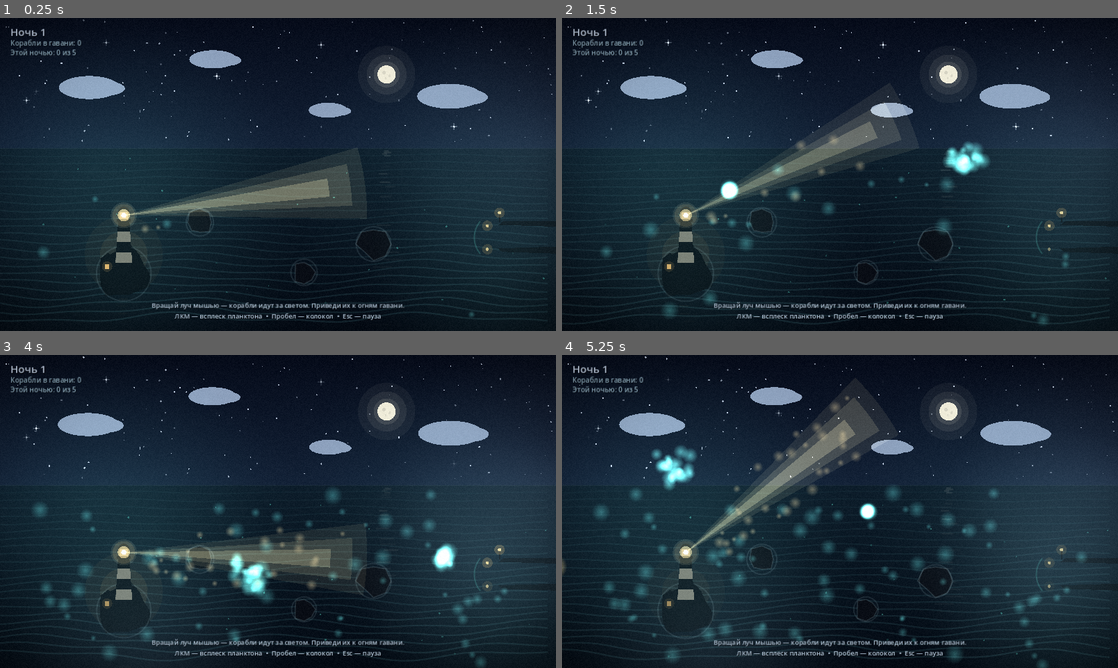
Above: before the commit, frames 1-4 (two rows, left to right).
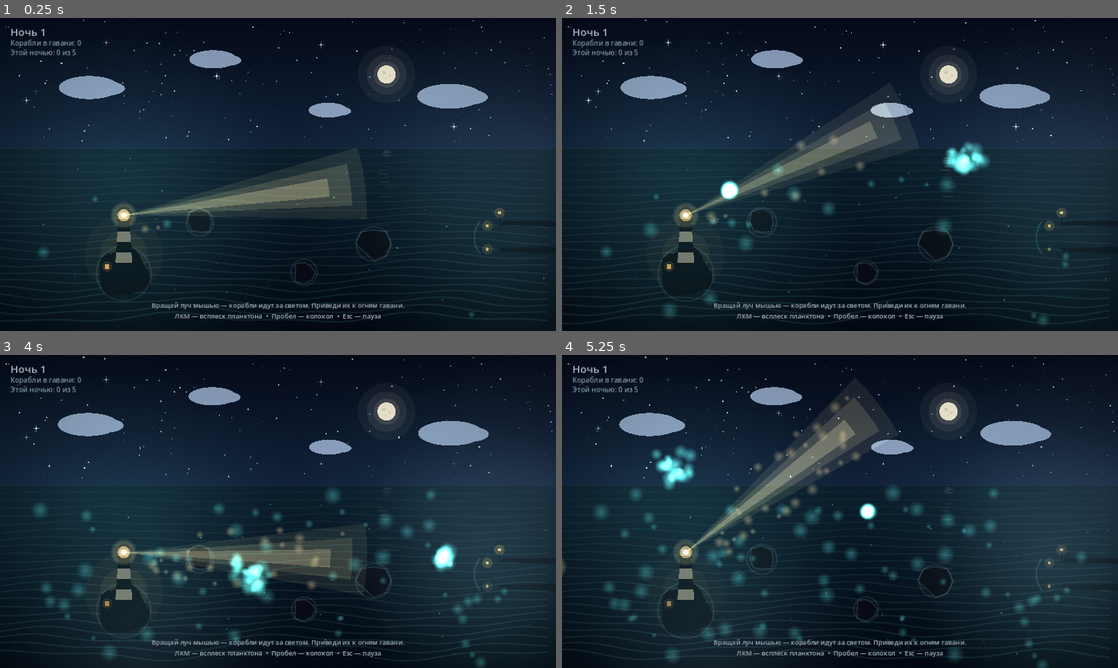
Above: after the commit, the same moments.

Repository: Narine545/lighthouse-keeper
Game: Godot game, scene res://scenes/main.tscn
Two runs of this game, one before a commit and one after it. Both use one fixed random seed, a clock stepped at 60 frames per second and the inputs below.
Inputs (mouse positions are in pixels of both pictures, inside the frame that each line leads up to):
- Up to frame 1 (0.25 s): no input
- Up to frame 2 (1.5 s): move the mouse to (962, 158) at 0.52 s; click (962, 158) at 0.67 s; tap Space at 0.77 s; move the mouse to (728, 190) at 1.27 s; click (728, 190) at 1.42 s
- Up to frame 3 (4 s): tap Space at 1.52, 3.02, 3.77 s; move the mouse to (333, 442) at 2.02 s; click (333, 442) at 2.17 s; move the mouse to (250, 574) at 2.77 s; click (250, 574) at 2.92 s; move the mouse to (444, 558) at 3.52 s; click (444, 558) at 3.67 s
- Up to frame 4 (5.25 s): move the mouse to (673, 464) at 4.27 s; click (673, 464) at 4.42 s; tap Space at 4.52 s; move the mouse to (867, 511) at 5.02 s; click (867, 511) at 5.17 s

The runs differ from the first frame. In frame 1, less than 0.1% of the frame differs, in the area x 22-90%, y 15-75%; in frame 2, less than 0.1%; in frame 3, less than 0.1%, in the area x 21-91%, y 15-75%; in frame 4, less than 0.1%.

Commit message:
Тихая глубина: новый проект вместо маяка — шейдеры, сцена, иконка, README

Diff:
--- a/icon.svg
+++ b/icon.svg
@@ -1,11 +1,25 @@
-<svg xmlns="http://www.w3.org/2000/svg" width="128" height="128" viewBox="0 0 128 128">
-  <rect width="128" height="128" rx="20" fill="#0a1428"/>
-  <circle cx="92" cy="34" r="15" fill="#f5efd7"/>
-  <circle cx="87" cy="30" r="13" fill="#0a1428" opacity="0.25"/>
-  <rect x="18" y="98" width="92" height="9" rx="4" fill="#0d1a30"/>
-  <path d="M50 98 L58 50 L70 50 L78 98 Z" fill="#13253f"/>
-  <rect x="58" y="42" width="12" height="9" fill="#f2c46a"/>
-  <path d="M74 47 L118 33 L118 46 Z" fill="#f2c46a" opacity="0.5"/>
-  <rect x="36" y="76" width="16" height="12" fill="#0f1e35"/>
-  <rect x="41" y="80" width="5" height="6" fill="#f2c46a" opacity="0.85"/>
+<svg xmlns="http://www.w3.org/2000/svg" width="128" height="128">
+  <defs>
+    <radialGradient id="bg" cx="50%" cy="42%" r="75%">
+      <stop offset="0%" stop-color="#16414f"/>
+      <stop offset="45%" stop-color="#0a1c30"/>
+      <stop offset="100%" stop-color="#040810"/>
+    </radialGradient>
+    <radialGradient id="glow" cx="50%" cy="50%" r="50%">
+      <stop offset="0%" stop-color="#eafffa" stop-opacity="0.95"/>
+      <stop offset="35%" stop-color="#86f7e4" stop-opacity="0.55"/>
+      <stop offset="100%" stop-color="#86f7e4" stop-opacity="0"/>
+    </radialGradient>
+  </defs>
+  <rect width="128" height="128" fill="url(#bg)"/>
+  <circle cx="64" cy="58" r="34" fill="url(#glow)"/>
+  <path d="M40 74 Q64 92 88 74" stroke="#86f7e4" stroke-opacity="0.5" stroke-width="2.5" fill="none"/>
+  <path d="M48 84 Q46 104 44 116" stroke="#a68cff" stroke-opacity="0.45" stroke-width="1.6" fill="none"/>
+  <path d="M64 88 Q66 106 62 118" stroke="#86f7e4" stroke-opacity="0.4" stroke-width="1.6" fill="none"/>
+  <path d="M80 84 Q84 102 82 116" stroke="#ff8fc9" stroke-opacity="0.35" stroke-width="1.6" fill="none"/>
+  <circle cx="64" cy="58" r="10" fill="#eafffa" fill-opacity="0.9"/>
+  <circle cx="26" cy="30" r="1.6" fill="#9adfe0" fill-opacity="0.8"/>
+  <circle cx="104" cy="38" r="1.4" fill="#a68cff" fill-opacity="0.8"/>
+  <circle cx="96" cy="96" r="1.5" fill="#9adfe0" fill-opacity="0.7"/>
+  <circle cx="34" cy="102" r="1.3" fill="#86f7e4" fill-opacity="0.7"/>
 </svg>
--- a/project.godot
+++ b/project.godot
@@ -1,14 +1,11 @@
 ; Engine configuration file.
-; It's best edited using the editor UI and not directly,
-; since the parameters that go here are not all obvious.
-
 config_version=5
 
 [application]
 
-config/name="Смотритель маяка"
-config/description="Расслабляющая игра: веди корабли светом маяка сквозь живое ночное море. Вся графика и звук создаются кодом — ни одного внешнего ассета."
+config/name="Тихая глубина"
 run/main_scene="res://scenes/main.tscn"
+config/features=PackedStringArray("4.3")
 config/icon="res://icon.svg"
 
 [display]
@@ -16,10 +13,9 @@
 window/size/viewport_width=1280
 window/size/viewport_height=720
 window/stretch/mode="canvas_items"
-window/stretch/aspect="keep"
+window/stretch/aspect="expand"
 
 [rendering]
 
-renderer/rendering_method="gl_compatibility"
-renderer/rendering_method.mobile="gl_compatibility"
-environment/defaults/default_clear_color=Color(0.02, 0.04, 0.09, 1)
+viewport/hdr_2d=true
+environment/defaults/default_clear_color=Color(0.012, 0.024, 0.05, 1)
--- /dev/null
+++ b/shaders/deep.gdshader
@@ -0,0 +1,121 @@
+shader_type canvas_item;
+
+// Фон «Тихой глубины» — это картина, написанная шейдером:
+// глубинный градиент, дрейфующий туман, световые столбы от поверхности,
+// каустика, сияние и цветение — плюс мягкий свет игрока.
+
+uniform float time_s = 0.0;
+uniform vec2 screen_px = vec2(1280.0, 720.0);
+uniform vec2 light_pos = vec2(640.0, 400.0);
+uniform float light_r = 140.0;
+uniform float light_i = 1.0;
+uniform float bloom_evt = 0.0;
+uniform float aurora = 0.0;
+uniform vec2 sway = vec2(0.0, 0.0);
+
+float hash21(vec2 p) {
+        p = fract(p * vec2(234.34, 435.345));
+        p += dot(p, p + 34.23);
+        return fract(p.x * p.y);
+}
+
+float vnoise(vec2 p) {
+        vec2 i = floor(p);
+        vec2 f = fract(p);
+        vec2 u = f * f * (3.0 - 2.0 * f);
+        float a = hash21(i);
+        float b = hash21(i + vec2(1.0, 0.0));
+        float c = hash21(i + vec2(0.0, 1.0));
+        float d = hash21(i + vec2(1.0, 1.0));
+        return mix(mix(a, b, u.x), mix(c, d, u.x), u.y);
+}
+
+float fbm(vec2 p) {
+        float v = 0.0;
+        float a = 0.5;
+        for (int k = 0; k < 4; k++) {
+                v += a * vnoise(p);
+                p = p * 2.03 + vec2(17.7, 9.2);
+                a *= 0.5;
+        }
+        return v;
+}
+
+void fragment() {
+        vec2 px = UV * screen_px;
+        float y = UV.y;
+
+        // Глубинный градиент: бирюза у поверхности — почти чёрный индиго внизу.
+        vec3 c_top = vec3(0.045, 0.20, 0.24);
+        vec3 c_up = vec3(0.030, 0.10, 0.16);
+        vec3 c_mid = vec3(0.014, 0.045, 0.095);
+        vec3 c_bot = vec3(0.006, 0.012, 0.028);
+        vec3 col = mix(c_top, c_up, smoothstep(0.0, 0.28, y));
+        col = mix(col, c_mid, smoothstep(0.22, 0.62, y));
+        col = mix(col, c_bot, smoothstep(0.55, 1.0, y));
+
+        // Дрейфующий туман — живописная дымка толщи воды.
+        vec2 fuv = UV + sway * 0.02;
+        float fog = fbm(vec2(fuv.x * 3.2 + time_s * 0.015, fuv.y * 2.1 - time_s * 0.008));
+        float fogmask = smoothstep(0.05, 0.45, y) * (1.0 - smoothstep(0.55, 0.95, y));
+        col = mix(col, vec3(0.030, 0.10, 0.16), fog * fogmask * 0.35);
+
+        // Световые столбы, качающиеся от поверхности.
+        float rays = 0.0;
+        for (int k = 0; k < 3; k++) {
+                float fk = float(k);
+                float xw = fuv.x * (5.0 + fk * 2.3) + fk * 2.7 + sin(time_s * 0.07 + fk * 1.9) * 0.6;
+                float band = pow(0.5 + 0.5 * sin(xw * 1.7 + sin(fuv.y * 2.4 + time_s * 0.11 + fk * 2.1) * 0.35), 4.0);
+                float fall = pow(1.0 - y, 2.2);
+                rays += band * fall;
+        }
+        col += vec3(0.10, 0.28, 0.30) * rays * 0.18;
+
+        // Каустика у поверхности — преломлённый свет.
+        float ca = sin((UV.x * 26.0) + time_s * 0.9 + sin(UV.y * 18.0 + time_s * 0.7) * 2.0);
+        float cb = sin((UV.x * 21.0) - time_s * 0.8 + cos(UV.y * 15.0 - time_s * 0.6) * 2.4);
+        float caust = pow(max(ca * cb, 0.0), 3.0);
+        col += vec3(0.20, 0.55, 0.55) * caust * (1.0 - smoothstep(0.02, 0.22, y)) * 0.22;
+
+        // Сама поверхность воды — дрожащий светлый слой.
+        float surf = 1.0 - smoothstep(0.0, 0.035, y);
+        float shim = 0.5 + 0.5 * sin(UV.x * 40.0 + time_s * 1.1 + sin(UV.x * 13.0 - time_s * 0.6) * 2.0);
+        col += vec3(0.35, 0.75, 0.72) * surf * (0.25 + 0.35 * shim) * 0.5;
+
+        // Сияние (аврора) над поверхностью — редкое событие.
+        if (aurora > 0.001) {
+                float band = smoothstep(0.20, 0.02, y);
+                float cur = fbm(vec2(UV.x * 5.0 + time_s * 0.08, y * 3.0 - time_s * 0.05));
+                float w = pow(cur, 2.0) * band * aurora;
+                vec3 acol = mix(vec3(0.15, 0.75, 0.45), vec3(0.45, 0.25, 0.75), sin(UV.x * 6.0 + time_s * 0.2) * 0.5 + 0.5);
+                col += acol * w * 0.55;
+        }
+
+        // Цветение воды: поднимающиеся световые волны.
+        if (bloom_evt > 0.001) {
+                float wv = sin((1.0 - y) * 9.0 - time_s * 1.6);
+                wv = pow(max(wv, 0.0), 3.0) * (0.35 + 0.65 * (1.0 - y));
+                col += vec3(0.10, 0.50, 0.42) * wv * bloom_evt * 0.5;
+        }
+
+        // Дно: тёмный силуэт с неровным рельефом.
+        float bot = smoothstep(0.86, 1.0, y + fbm(vec2(UV.x * 6.0, 3.7)) * 0.05);
+        col = mix(col, vec3(0.004, 0.008, 0.018), bot * 0.8);
+
+        // Свет игрока — три мягких мазка разного радиуса.
+        vec2 dpx = px - light_pos;
+        float d = length(dpx);
+        float g1 = exp(-d / max(light_r * 1.6, 1.0));
+        float g2 = exp(-d / max(light_r * 0.55, 1.0));
+        float g3 = exp(-d / max(light_r * 0.16, 1.0));
+        col += vec3(0.62, 0.95, 0.88) * (g1 * 0.30 + g2 * 0.26) * light_i;
+        col += vec3(0.92, 1.0, 0.97) * g3 * 0.22 * light_i;
+
+        // Виньетка и тонкое зерно — фактура живописи.
+        vec2 q = UV - 0.5;
+        col *= 1.0 - dot(q, q) * 0.55;
+        float gr = hash21(px + vec2(fract(time_s * 13.7) * 100.0));
+        col += (gr - 0.5) * 0.02;
+
+        COLOR = vec4(col, 1.0);
+}
--- a/shaders/post.gdshader
+++ b/shaders/post.gdshader
@@ -1,28 +1,29 @@
 shader_type canvas_item;
 
-// Post-processing: film grain + vignette + subtle cold grade.
+// Постобработка: лёгкий подъём насыщенности, мягкая виньетка,
+// тонкое плёночное зерно — картина приобретает фактуру.
+
 uniform sampler2D screen_tex : hint_screen_texture;
-uniform float grain_strength : hint_range(0.0, 0.15) = 0.045;
-uniform float vignette_strength : hint_range(0.0, 1.0) = 0.40;
-uniform float grade_strength : hint_range(0.0, 1.0) = 0.30;
+uniform float time_s = 0.0;
+uniform vec2 screen_px = vec2(1280.0, 720.0);
 
-float hash12(vec2 p) {
-	vec3 p3 = fract(vec3(p.xyx) * 0.1031);
-	p3 += dot(p3, p3.yzx + 33.33);
-	return fract((p3.x + p3.y) * p3.z);
+float hash21(vec2 p) {
+        p = fract(p * vec2(234.34, 435.345));
+        p += dot(p, p + 34.23);
+        return fract(p.x * p.y);
 }
 
 void fragment() {
-	vec4 col = texture(screen_tex, SCREEN_UV);
-	// gentle teal-amber cinematic grade
-	vec3 tint = vec3(0.985, 1.015, 1.06);
-	col.rgb = mix(col.rgb, col.rgb * tint, grade_strength);
-	// soft vignette
-	float d = distance(SCREEN_UV, vec2(0.5, 0.5));
-	float v = smoothstep(0.40, 0.92, d);
-	col.rgb *= 1.0 - v * vignette_strength;
-	// animated film grain
-	float g = hash12(SCREEN_UV * vec2(1280.0, 720.0) + vec2(TIME * 61.7, TIME * 47.3));
-	col.rgb += (g - 0.5) * grain_strength;
-	COLOR = col;
+        vec3 col = texture(screen_tex, SCREEN_UV).rgb;
+
+        float lum = dot(col, vec3(0.299, 0.587, 0.114));
+        col = mix(vec3(lum), col, 1.14);
+
+        vec2 q = SCREEN_UV - 0.5;
+        col *= 1.0 - dot(q, q) * 0.38;
+
+        float gr = hash21(SCREEN_UV * screen_px + vec2(fract(time_s * 11.3) * 71.0));
+        col += (gr - 0.5) * 0.014;
+
+        COLOR = vec4(col, 1.0);
 }
